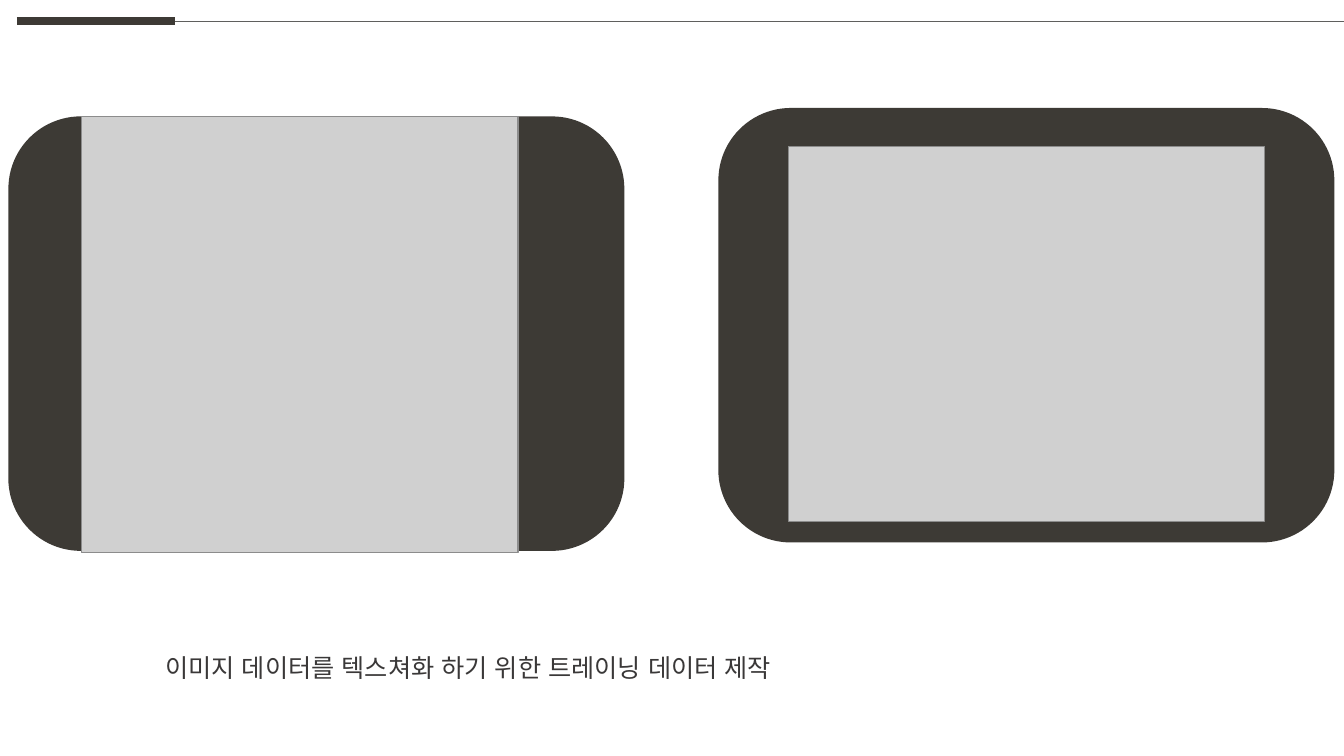
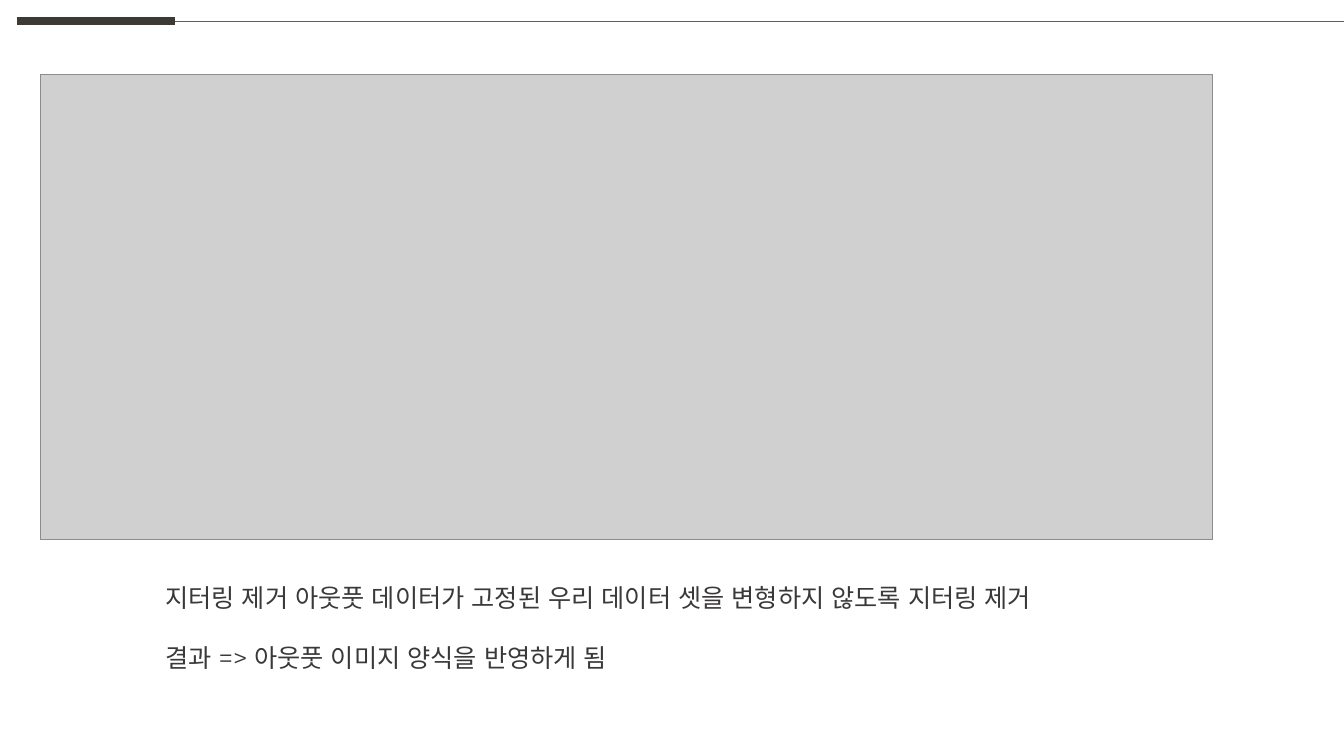
Before and after one commit to weaknessHero/Project_AvatarS, a slide deck: slide 2 of 발표자료/업데이트/LJHPPT.pptx. Drawn at 1344x756 pixels with LibreOffice and Linux fonts; fonts in the diff are those of the drawing; grey boxes stand for pictures. Boxes give left, top, right and bottom in pixels: in the first picture for what was removed or moved away, otherwise in the second. Text is boxed around its words. In the diff, an @@ line names an element or a change of style, - is before the commit and + after.

Commit message:
이재현 발표자료 업데이트

```diff
--- a/발표자료/업데이트/LJHPPT.pptx
+++ b/발표자료/업데이트/LJHPPT.pptx
@@ picture added at bbox=[40, 75, 1213, 539] @@
@@ rounded rectangle removed at bbox=[8, 117, 624, 552] @@
@@ picture removed at bbox=[82, 117, 518, 554] @@
@@ rounded rectangle removed at bbox=[719, 108, 1335, 542] @@
@@ picture removed at bbox=[788, 146, 1264, 521] @@
@@ text at bbox=[165, 586, 1031, 669]: text changed @@
-이미지 데이터를 텍스쳐화 하기 위한 트레이닝 데이터 제작
+지터링 제거 아웃풋 데이터가 고정된 우리 데이터 셋을 변형하지 않도록 지터링 제거
+결과 => 아웃풋 이미지 양식을 반영하게 됨
```
Also in this commit, not shown: 1 slide added, 1 slide removed, 2 other files.
